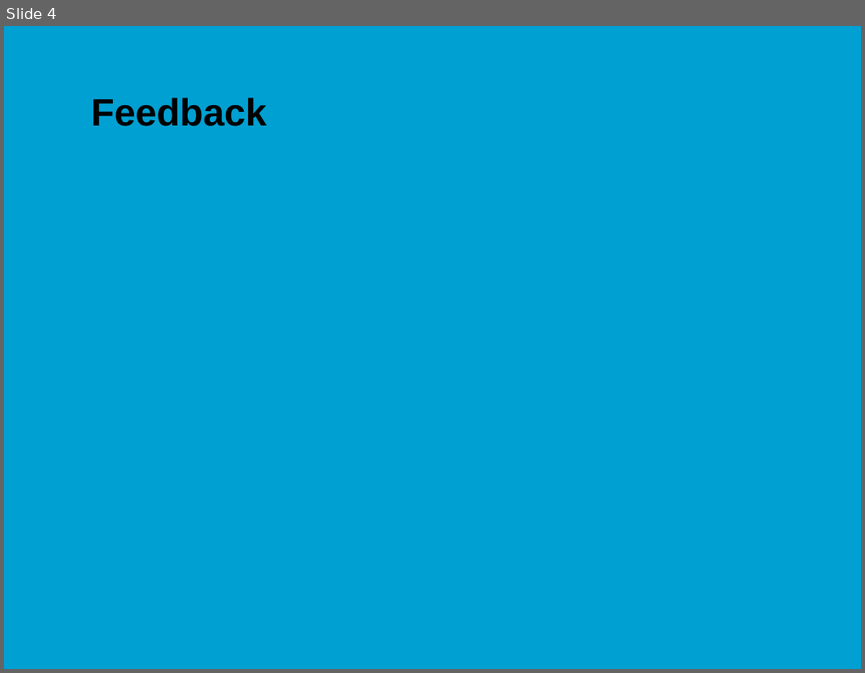
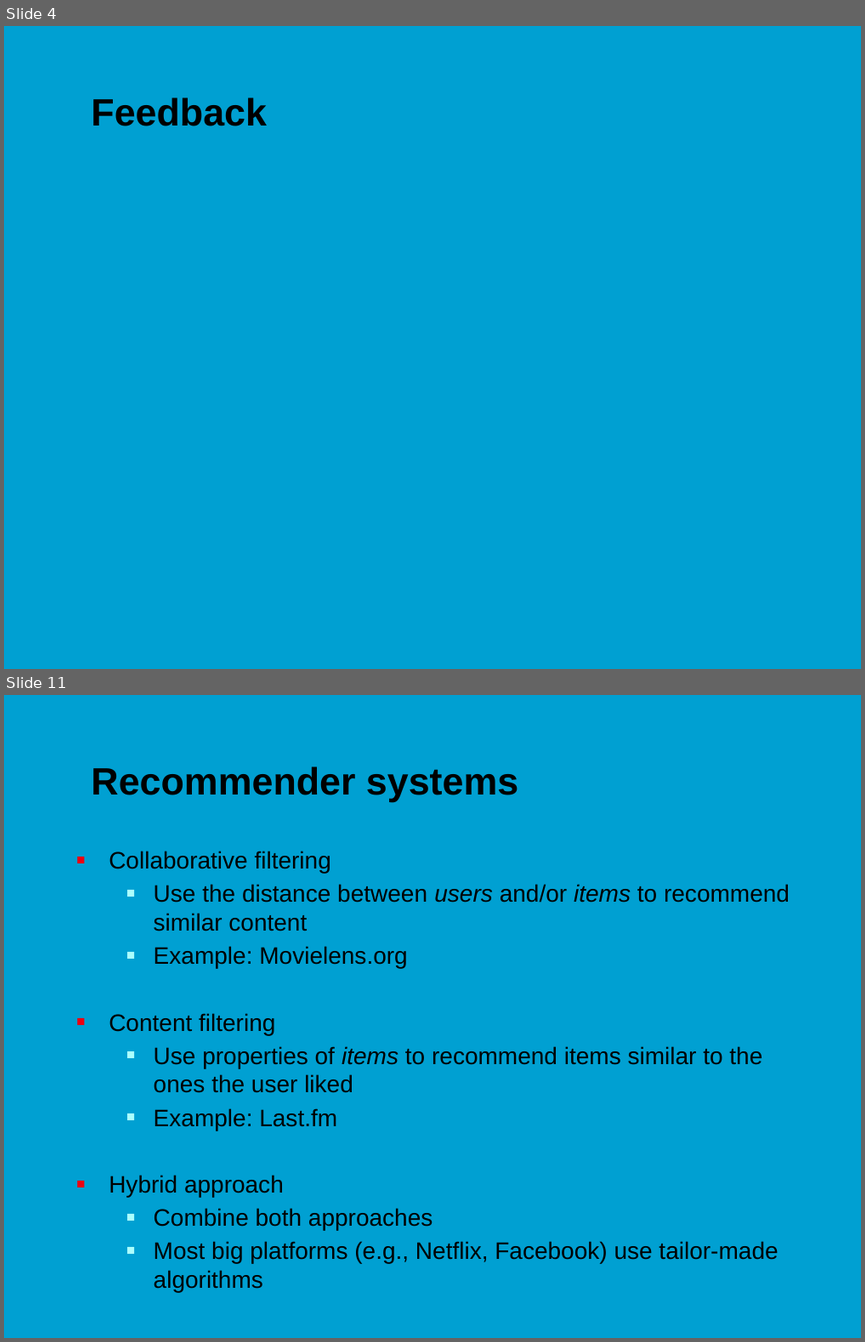
Before and after one commit to jonasmoons/data-driven-learning, a slide deck: slides/ddl-w7l2.pptx. Shown one above the other, each under a label of ours: slide 4 before the commit, slides 4 and 11 after it; the slides between them are not shown. The pictures are 865x673 and 865x1342 pixels, drawn with LibreOffice and Linux fonts; fonts in the diff are those of the drawing; background and template pictures are left out. Boxes give left, top, right and bottom in pixels: in the first picture for what was removed or moved away, otherwise in the second. Text is boxed around its words. In the diff, an @@ line names an element or a change of style, - is before the commit and + after.

```diff
--- a/slides/ddl-w7l2.pptx
+++ b/slides/ddl-w7l2.pptx
@@ slide 11 added at box(4, 695, 861, 1338), background picture (left out) @@
@@ title added at box(91, 766, 518, 801), 32 pt, text #000000, bold @@
+Recommender systems
@@ text added at box(109, 851, 789, 1292), 20 pt, text #000000 @@
+■ Collaborative filtering
+  ■ Use the distance between users and/or items to recommend similar content
+  ■ Example: Movielens.org
+■ Content filtering
+  ■ Use properties of items to recommend items similar to the ones the user liked
+  ■ Example: Last.fm
+■ Hybrid approach
+  ■ Combine both approaches
+  ■ Most big platforms (e.g., Netflix, Facebook) use tailor-made algorithms
```
Also in this commit, not shown: 1 slide changed, 11 other slides added, 1 slide removed, 41 other files.
